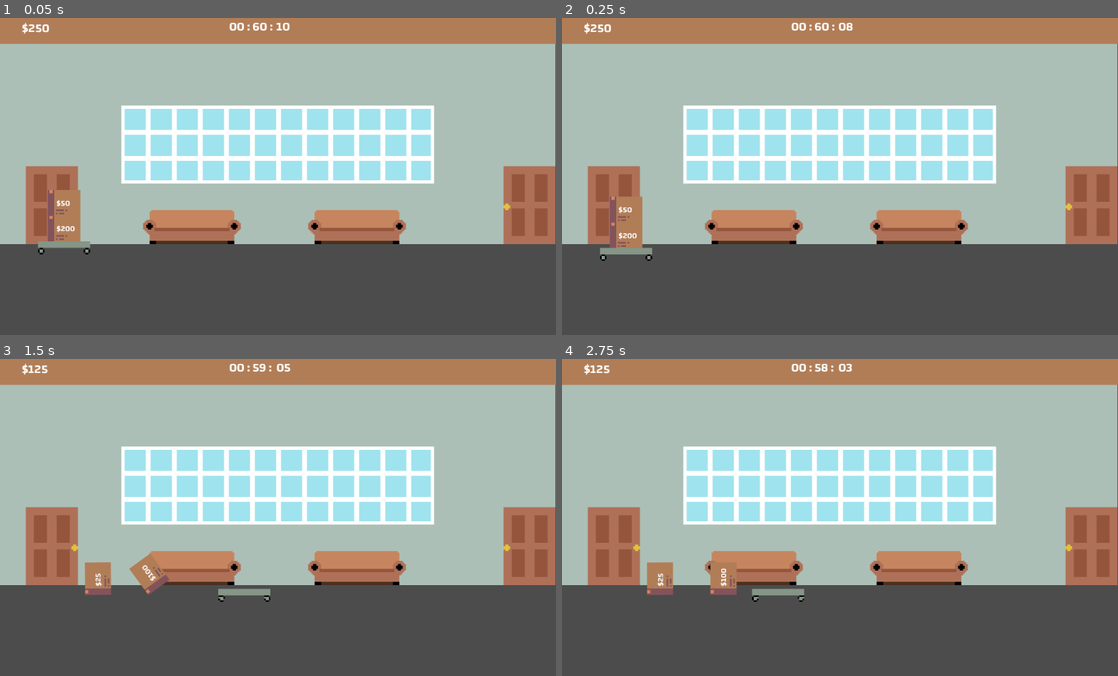
Above: before the commit, frames 1-4 (two rows, left to right).
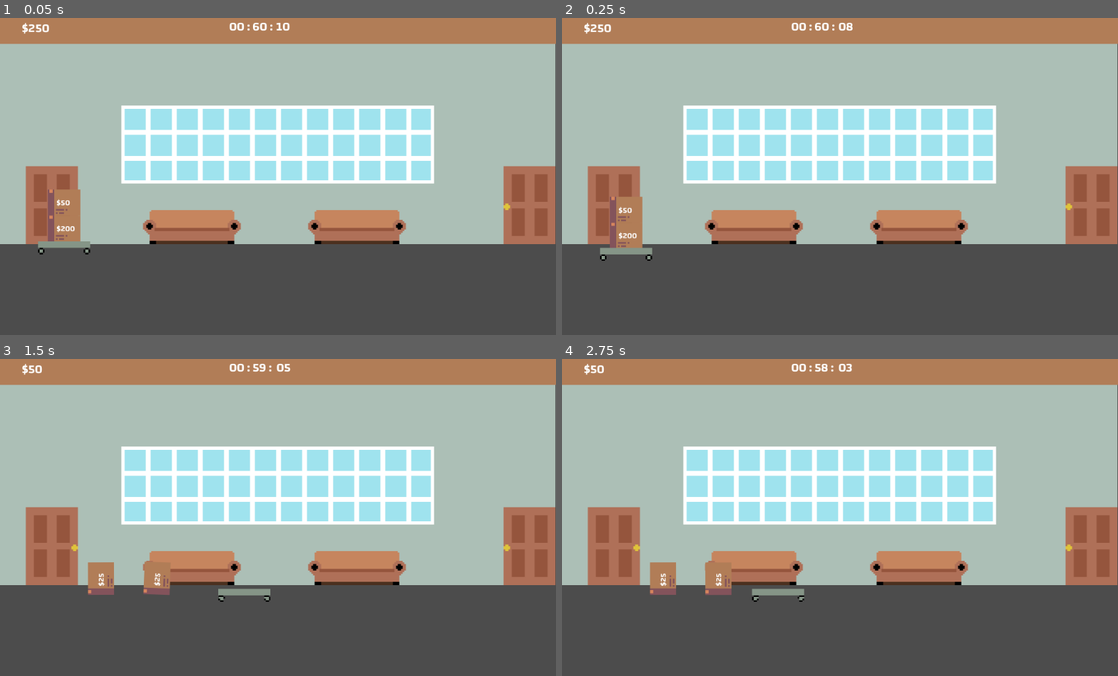
Above: after the commit, the same moments.

Repository: JMixson/moving-out-day
Game: Godot game, scene res://Scenes/Level 1.tscn
Same seed, same stepped clock (60 frames per second), same inputs: the game is played once before the commit and once after it.
Inputs:
- Up to frame 1 (0.05 s): no input
- Up to frame 2 (0.25 s): no input
- Up to frame 3 (1.5 s): tap Enter at 0.5 s; hold Right (ui_right) from 0.53 s (still down); tap Up (ui_up) at 0.77 s
- Up to frame 4 (2.75 s): tap Up (ui_up) at 1.52 s; release Right (ui_right) at 2.03 s; hold Left (ui_left) from 2.03 s (still down)

The runs differ from the first frame. In frame 1, less than 0.1% of the frame differs, in the area x 8-15%, y 54-62%; in frame 2, less than 0.1%; in frame 3, 0.6%, in the area x 5-31%, y 1-75%; in frame 4, 0.5%.

Commit message:
Update box position

Diff:
--- a/Scenes/Level 1.tscn
+++ b/Scenes/Level 1.tscn
@@ -57,7 +57,7 @@
 position = Vector2( 118, 402 )
 
 [node name="Box2" parent="." instance=ExtResource( 3 )]
-position = Vector2( 118, 355 )
+position = Vector2( 118, 354 )
 
 [node name="Player" parent="." instance=ExtResource( 2 )]
 position = Vector2( 118, 438 )
